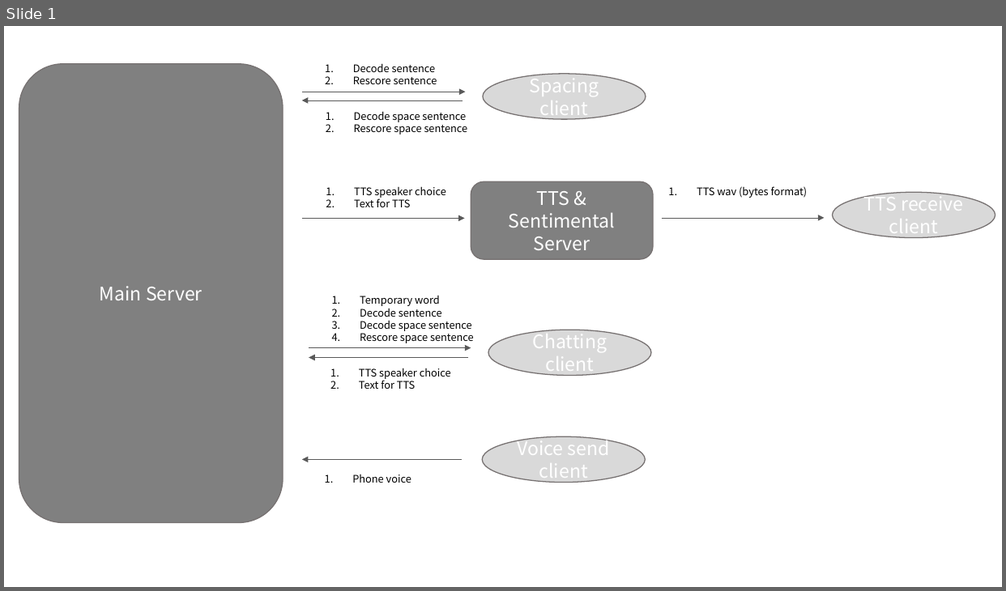
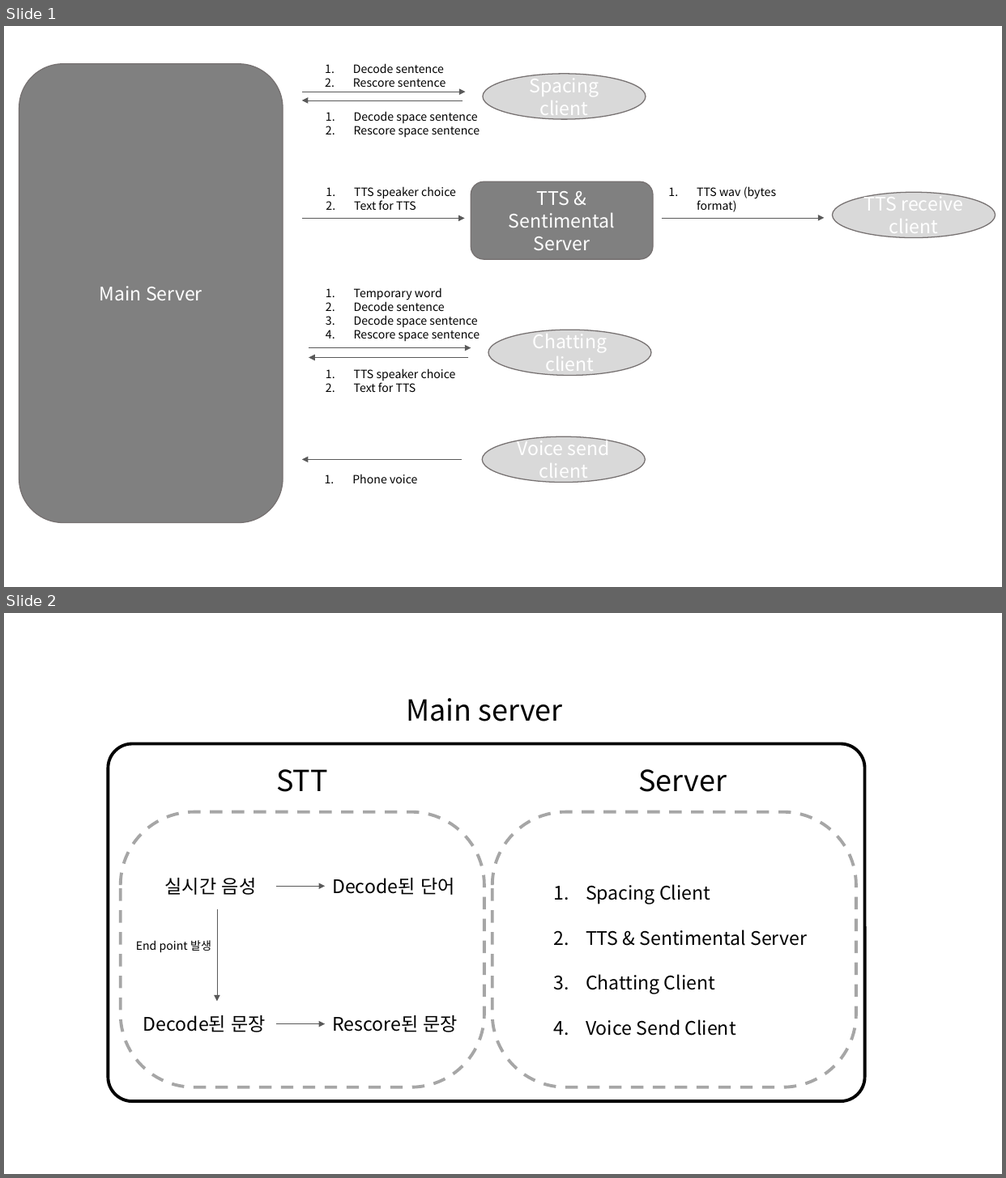
Before and after one commit to kusw1006/2021ESWContest_free_1049, a slide deck: esw2021/제출자료/TCP/TCP.pptx. Shown one above the other, each under a label of ours: slide 1 before the commit, slides 1 and 2 after it. The pictures are 1006x591 and 1006x1178 pixels, drawn with LibreOffice and Linux fonts; fonts in the diff are those of the drawing. Boxes give left, top, right and bottom in pixels: in the first picture for what was removed or moved away, otherwise in the second. Text is boxed around its words. In the diff, an @@ line names an element or a change of style, - is before the commit and + after.

```diff
--- a/esw2021/제출자료/TCP/TCP.pptx
+++ b/esw2021/제출자료/TCP/TCP.pptx
@@ slide 2 added at [4,613,1002,1174], background #FFFFFF @@
@@ text added at [406,698,563,722], 28 pt, text #000000 @@
+Main server
@@ rounded rectangle added at [108,744,865,1102], fill #FFFFFF, outline #000000 3 pt @@
@@ text added at [276,769,328,792], 28 pt, text #000000 @@
+STT
@@ text added at [638,769,727,792], 28 pt, text #000000 @@
+Server
@@ rounded rectangle added at [492,812,856,1088], fill #FFFFFF, outline #A6A6A6 3 pt dashed @@
@@ text added at [586,884,807,1036], 18 pt, text #000000 @@
+1. Spacing Client
+2. TTS & Sentimental Server
+3. Chatting Client
+4. Voice Send Client
@@ group added at [121,812,484,1088]: 5 texts, 3 arrows, 1 rounded rectangle @@
+실시간 음성
+Decode된 단어
+Decode된 문장
+End point 발생
+Rescore된 문장
@@ slide 1 changed as well @@
@@ size 10 to 11 pt in 7 elements at [697,186,776,212], [352,474,417,484], [354,186,456,210], [353,63,445,87], [354,369,456,392], [354,111,479,138], [354,288,479,342] @@
@@ text "Temporary word": place and size @@
-text "Temporary word" at [360,296,474,344]
+text "Temporary word" at [354,288,479,342]
```
Also in this commit, not shown: 4 other files.
